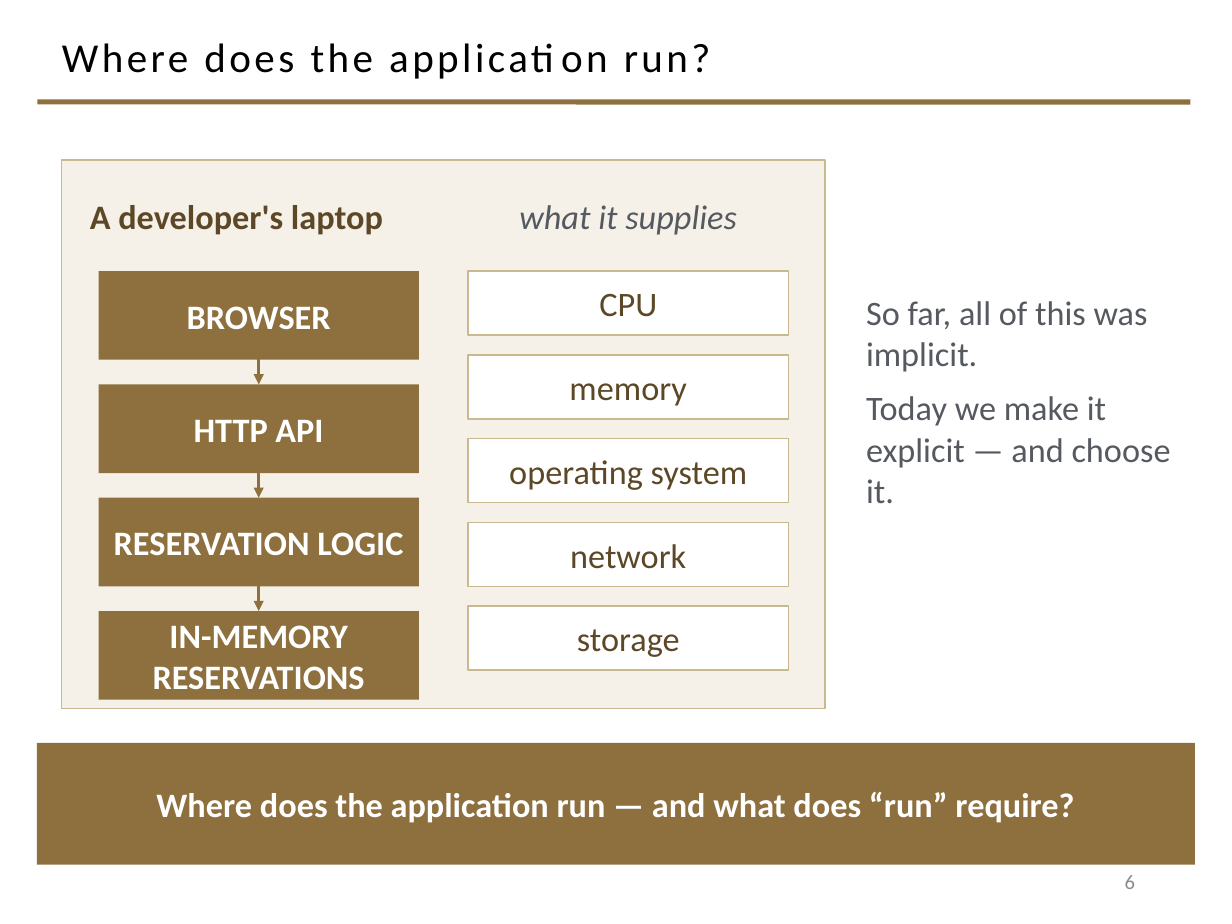
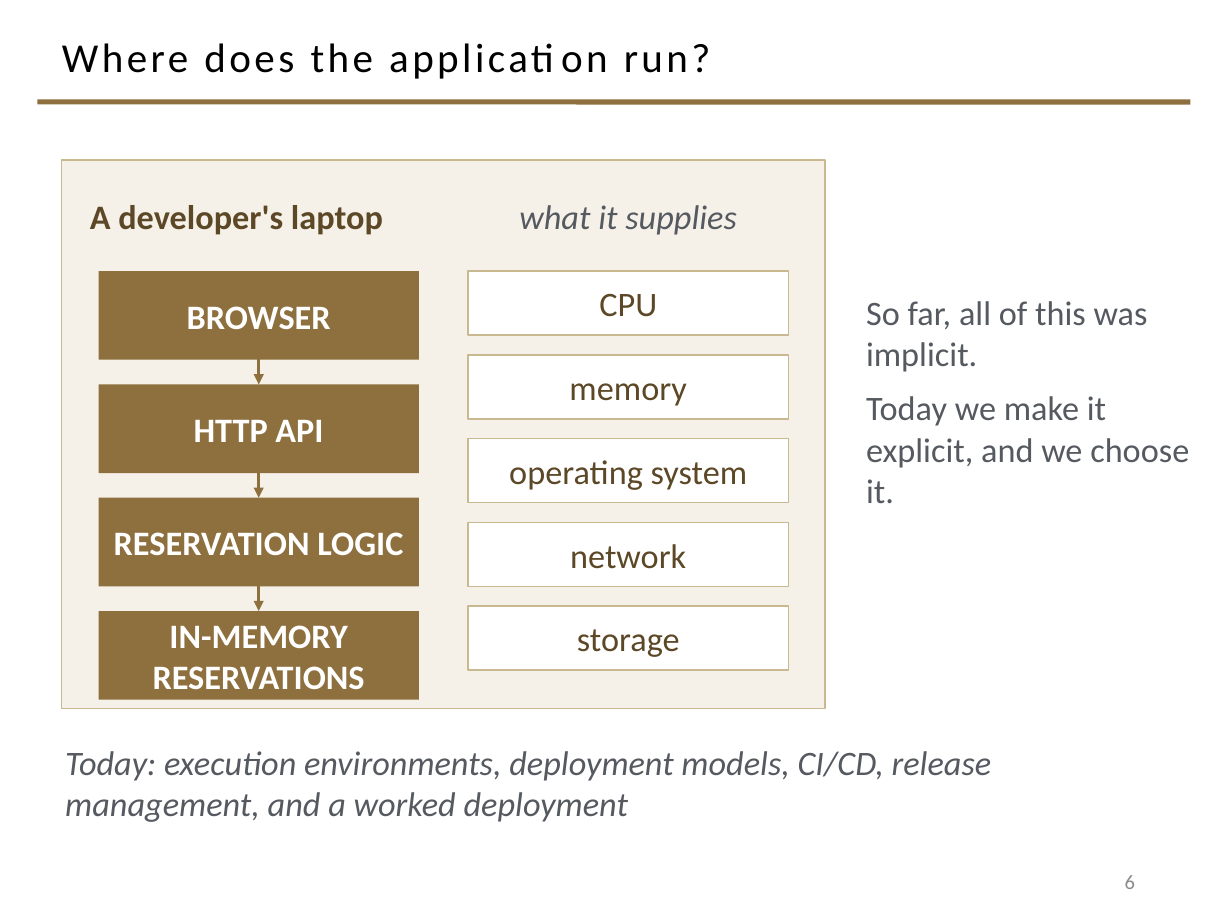
Before and after one commit to davisjam/model-based-agentic-software-engineering, a slide deck: slide 6 of course/lectures/act-3-software-in-the-world/02-compute-environments-and-data-management/3-1-Compute-Environments-and-Deployment.pptx. Drawn at 1232x924 pixels with LibreOffice and Linux fonts; fonts in the diff are those of the drawing; background and template pictures are left out. Boxes give left, top, right and bottom in pixels: in the first picture for what was removed or moved away, otherwise in the second. Text is boxed around its words. In the diff, an @@ line names an element or a change of style, - is before the commit and + after.

```diff
--- a/course/lectures/act-3-software-in-the-world/02-compute-environments-and-data-management/3-1-Compute-Environments-and-Deployment.pptx
+++ b/course/lectures/act-3-software-in-the-world/02-compute-environments-and-data-management/3-1-Compute-Environments-and-Deployment.pptx
@@ text at (866,396,1189,503): text changed @@
-Today we make it explicit — and choose it.
+Today we make it explicit, and we choose it.
@@ text "Today: execution environments, deployment models, ...": place and size @@
-text "Today: execution environments, deployment models, ..." at (37,743,1195,865)
+text "Today: execution environments, deployment models, ..." at (65,751,992,822)
@@ text "Today: execution environments, deployment models, ..." at (65,751,992,822): fill #8E6F3E to none @@
@@ text at (65,751,992,822): text changed; text colour #FFFFFF to #555960; bold off; italic on @@
-Where does the application run — and what does “run” require?
+Today: execution environments, deployment models, CI/CD, release management, and a worked deployment
```
Also in this commit, not shown: 7 other slides changed.
